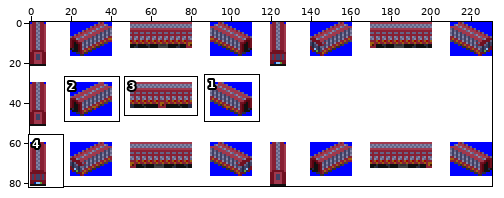
Edited in one commit: sprite sheet (src/wagon/baggage_car/V-train_wagon.png). Above, an overview of the earlier version with the close-up marked.
Close-up. The starting point:
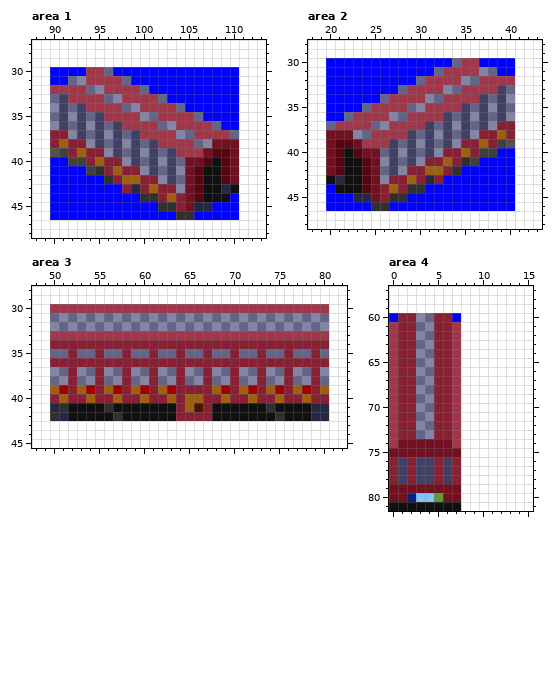
The file is 231x82 pixels. Shown: area 1: x 88..113, y 27..48; area 2: x 18..43, y 28..48; area 3: x 48..82, y 28..45; area 4: x 0..15, y 57..81. The commit also changed other parts of the picture, which this record leaves out.
The result:
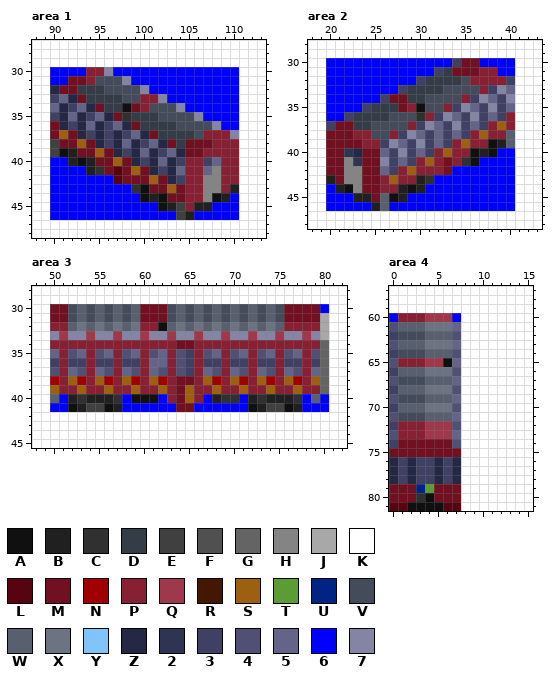
Palette (. is transparent): A #101010  B #202020  C #303030  D #343c48  E #404040  F #505050  G #646464  H #848484  J #a8a8a8  K #ffffff  L #580410  M #701020  N #a00000  P #882034  Q #a0384c  R #441800  S #9c6010  T #5c9c34  U #002484  V #444c5c  W #586070  X #6c7484  Y #80c4fc  Z #242844  2 #303454  3 #404064  4 #505074  5 #646488  6 #0000ff  7 #8484a4
From old to new:
Changed rows in their new state; - is an unchanged pixel.
Area 1:
first column x 90:
30 ----PP7--------------
31 --MMPVVV7------------
32 ZMMDDDVVVV7----------
33 35ZMDDDDVVPP7--------
34 5Z35ZMDDAMPVVV7------
35 3Z5Z35ZMCDDDVVVV7----
36 MZ3Z5Z35ZMDDDDVVVV7--
37 MSMZ3Z3Z35ZMDDDDVPPP7
38 EMMSMZ3Z5Z35ZMDMMMPPP
39 EABMMSMZ3Z5Z35ZMMPPPP
40 --BABMMSMZ3Z5Z3PP35PP
41 ----B-MLMSMZ3Z5PP5HPP
42 ------6LMMMSMZ3PPHHPP
43 --------6CAMMSMPPHHPB
44 ----------ABAMMPPH-B-
45 ------------ABEPBB---
46 --------------EB-----
Area 2:
first column x 20:
30 --------------3MM----
31 ------------3DMMMPP--
32 ----------3DDDDVPPPP3
33 --------3DDDDVVVVP37-
34 ------3MMDDVVVVP37---
35 ----3DDDMPAVVP37-----
36 --3DDDDVVVCP37------P
37 3MMDDVVVVP37------PS-
38 ---PPVVP37--5---PS-PW
39 -MM-PP37------PS-PABW
40 -M2Z--------PS-PABA--
41 -MH2M-----PS-M--A----
42 -MHHM---PS-PPM6------
43 BMHHM-PS-PBC6--------
44 -B-HM--PBAB----------
45 ---BB-WAB------------
46 -----BW--------------
Area 3:
first column x 50:
30 MMVWVWVWVWMMMVWVWVWVWVWVWVMMMM6
31 MMVWVWVWVWMMMVWVWVWVWVWVWVMMMMJ
32 PPWXWXWXWXPPAWXWXWXWXWXWXWPPPPJ
33 7-77-77-77-77-77-77-77-77-77-7J
34 --------------MM--------------G
35 -P4-P4-P4-P4-P43P4-P4-P4-P4-P4G
36 3-33-33-33-55-43-33-33-33-33-3G
37 4P54P54P54P54P43P54P54P54P54P5G
38 NPSNPSNPSNPSNPMMPSNPSNPSNPSNPSG
39 -P--P--P--P--PMS---P--P--P--P-G
40 W6BCBBBC6AAA6PM-P6BCC6BCBBBC6W6
41 66-BEEAB666666MM666666-BEE-B666
42 KKKKKKKKKKKKKKKKKKKKKKKKKKKKKKK
Area 4:
first column x 0:
60 ---PQQQ-
61 4WWWXXX5
62 3VVVWWW4
63 4WWWXXX5
64 3VVVWWW4
65 4--PQQA5
66 3WWWXXX4
67 4VVVWWW5
68 3WWWXXX4
69 4VVVWWW5
70 3WWWXXX4
71 4VVVWWW5
72 3--PQQQ4
73 4--PQQQ5
74 3------4
76 Z-Z--Z-Z
77 Z-Z--Z-Z
78 Z-Z--Z-Z
79 ---UT---
80 --MCAM--
81 LL----LL
Boxes around the changes in both close-ups, in picture pixels (x1, y1, x2, y2):
changed: (50, 67, 239, 220)
changed: (326, 58, 515, 211)
changed: (50, 304, 329, 421)
changed: (389, 313, 461, 511)
